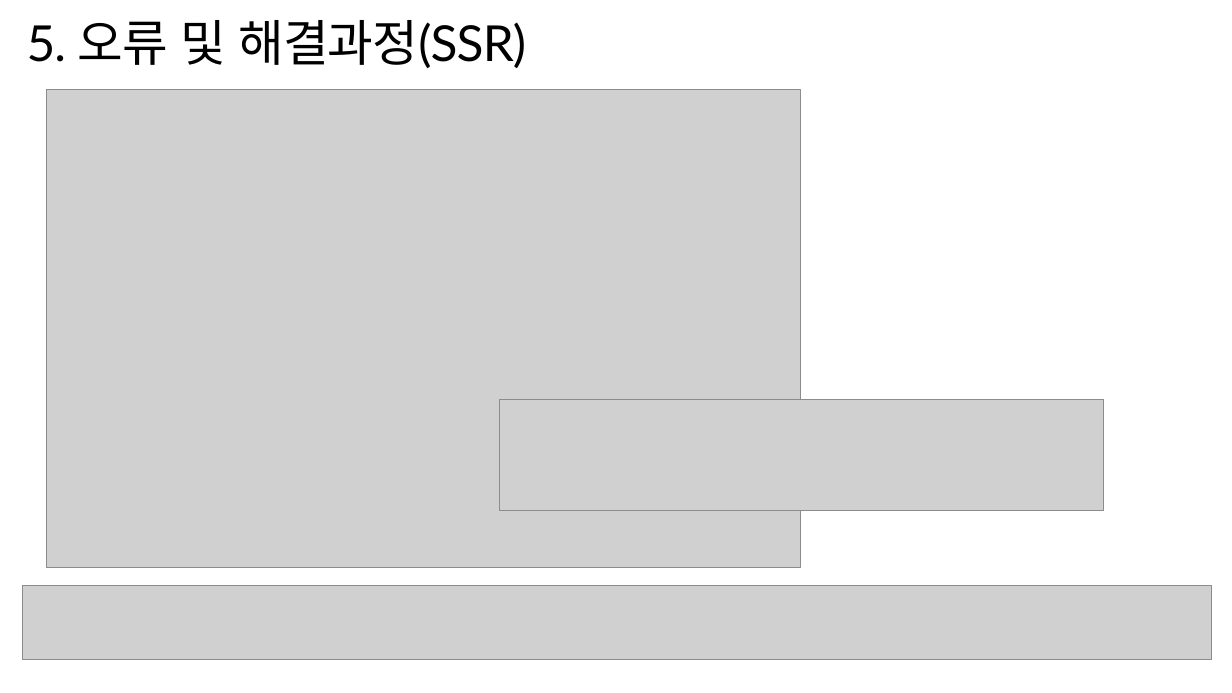
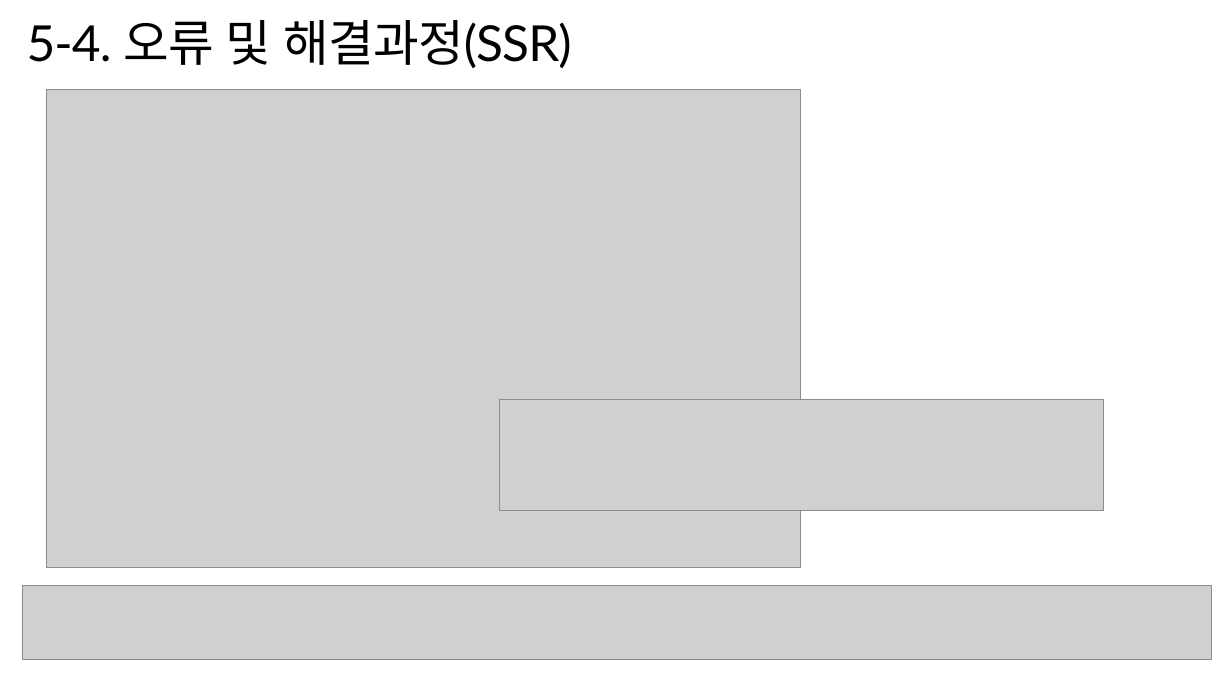
Before and after one commit to StarJ0405/ShoppingMall, a slide deck: slide 17 of 쇼핑몰-프로젝트.pptx. Drawn at 1232x693 pixels with LibreOffice and Linux fonts; fonts in the diff are those of the drawing; grey boxes stand for pictures. Boxes give left, top, right and bottom in pixels: in the first picture for what was removed or moved away, otherwise in the second. Text is boxed around its words. In the diff, an @@ line names an element or a change of style, - is before the commit and + after.

```diff
--- a/쇼핑몰-프로젝트.pptx
+++ b/쇼핑몰-프로젝트.pptx
@@ text at box(27, 20, 572, 68): text changed @@
-5. 오류 및 해결과정(SSR)
+5-4. 오류 및 해결과정(SSR)
```
Also in this commit, not shown: 6 other slides changed, 1 slide added, 10 other files.
